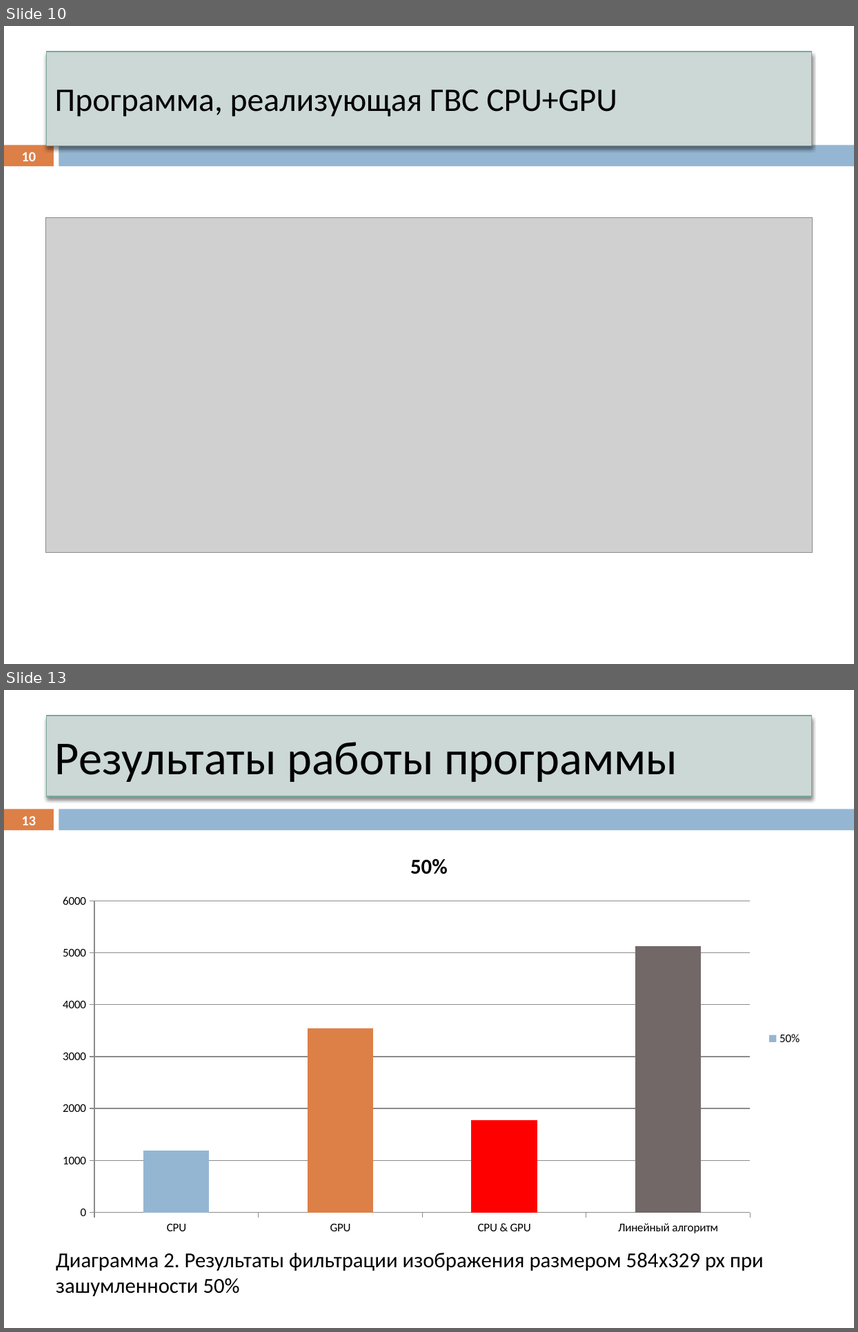
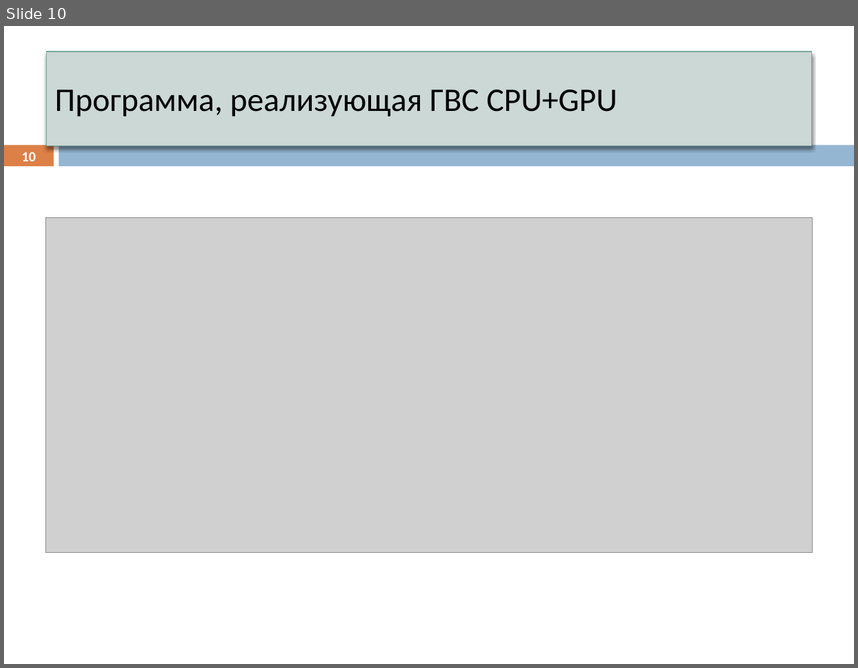
Before and after one commit to ustadenis/OpenCLImageFilter, a slide deck: Diplom/Презентация.pptx. Shown one above the other, each under a label of ours: slides 10 and 13 before the commit, slide 10 after it; the slides between them are not shown. The pictures are 858x1332 and 858x668 pixels, drawn with LibreOffice and Linux fonts; fonts in the diff are those of the drawing; grey boxes stand for pictures. Boxes give left, top, right and bottom in pixels: in the first picture for what was removed or moved away, otherwise in the second. Text is boxed around its words. In the diff, an @@ line names an element or a change of style, - is before the commit and + after.

```diff
--- a/Diplom/Презентация.pptx
+++ b/Diplom/Презентация.pptx
@@ slide 13 removed at (x1=4, y1=690, x2=854, y2=1328), background #FFFFFF; not listed: 2 template elements that a slide beside it also shows @@
@@ title removed at (x1=47, y1=716, x2=811, y2=796) @@
-Результаты работы программы
@@ page number removed at (x1=22, y1=816, x2=36, y2=825) @@
-13
@@ column chart removed at (x1=47, y1=834, x2=811, y2=1242) @@
-title "50%"
-categories: CPU, GPU, CPU & GPU, Линейный алгоритм
-50%: 1200, 3500, 1800, 5100
@@ text removed at (x1=56, y1=1252, x2=764, y2=1296) @@
-Диаграмма 2. Результаты фильтрации изображения размером 584x329 px при зашумленности 50%
```
Also in this commit, not shown: 4 slides changed, 2 other slides removed, 1 other file.
